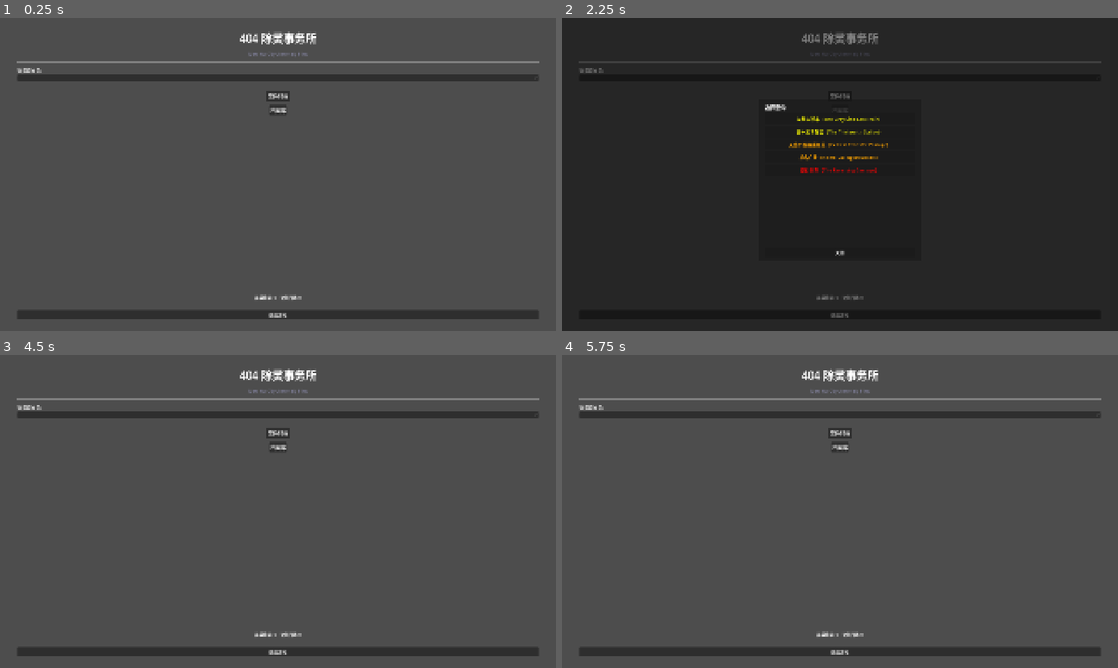
Above: before the commit, frames 1-4 (two rows, left to right).
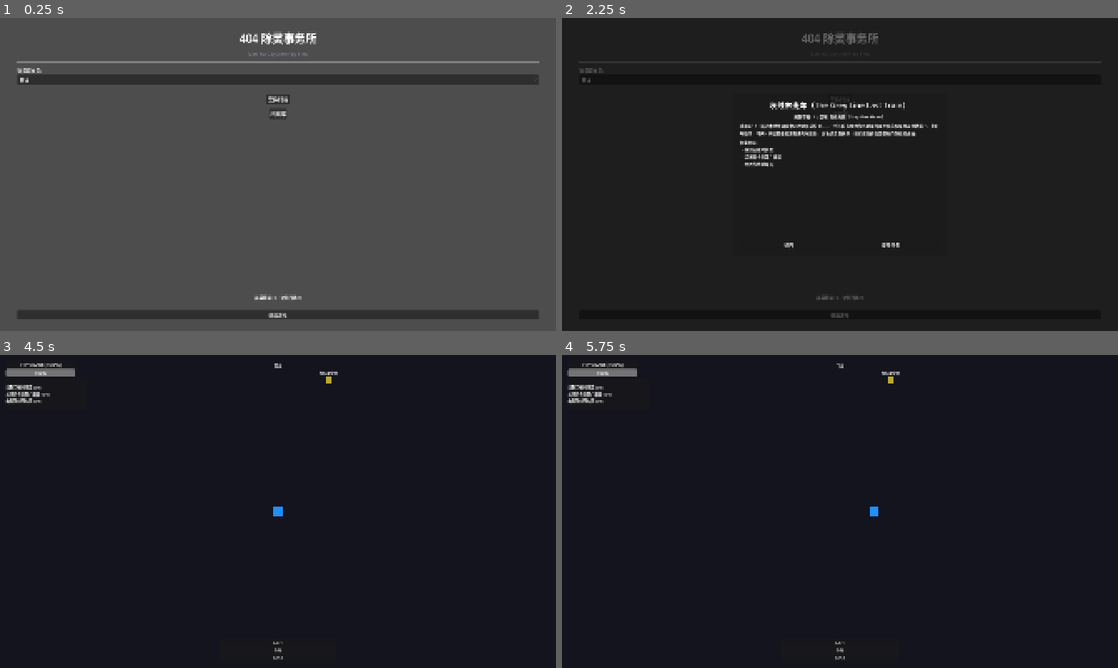
Above: after the commit, the same moments.

Repository: thefoolsparkle-oss/404_exorcism_agency
Game: Godot game, scene res://scenes/office/office_main.tscn
Same seed, same stepped clock (60 frames per second), same inputs: the game is played once before the commit and once after it.
Inputs (mouse positions are in pixels of both pictures, inside the frame that each line leads up to; where the layout moved, square brackets give the same spot in the first picture):
- Up to frame 1 (0.25 s): no input
- Up to frame 2 (2.25 s): click (840, 80) [840, 77] at 0.5 s; click "案件终端" at 1.25 s; click "档案库" at 2 s
- Up to frame 3 (4.5 s): click (278, 455) at 2.75 s, where only the run before the commit has a clickable "灰线末班车（The Grey Line Last Trai…"; click "返回" at 3.5 s; click "接受任务" at 4.25 s
- Up to frame 4 (5.75 s): tap Enter at 5 s; move the mouse to (962, 495) at 5.02 s; hold D (move_right) from 5.03 s (still down); hold E (interact) from 5.03 s (still down); click (962, 495) at 5.17 s

The runs differ from the first frame. In frame 1, 1.3% of the frame differs, in the area x 3-97%, y 19-32%; in frame 2, 2.2%; in frame 3, 99%, in the area x 0-100%, y 0-100%; in frame 4, 99%.
Error before the commit: Parse Error: Identifier "data" not declared in the current scope. (res://scripts/core/save_manager.gd:20)

Commit message:
Fix: add missing var data declaration in SaveManager

Diff:
--- a/game/scripts/core/save_manager.gd
+++ b/game/scripts/core/save_manager.gd
@@ -1,6 +1,7 @@
 extends Node
 
 var save_path: String = "user://save.json"
+var data: Dictionary = {}
 
 func _init() -> void:
 	_save_default()
